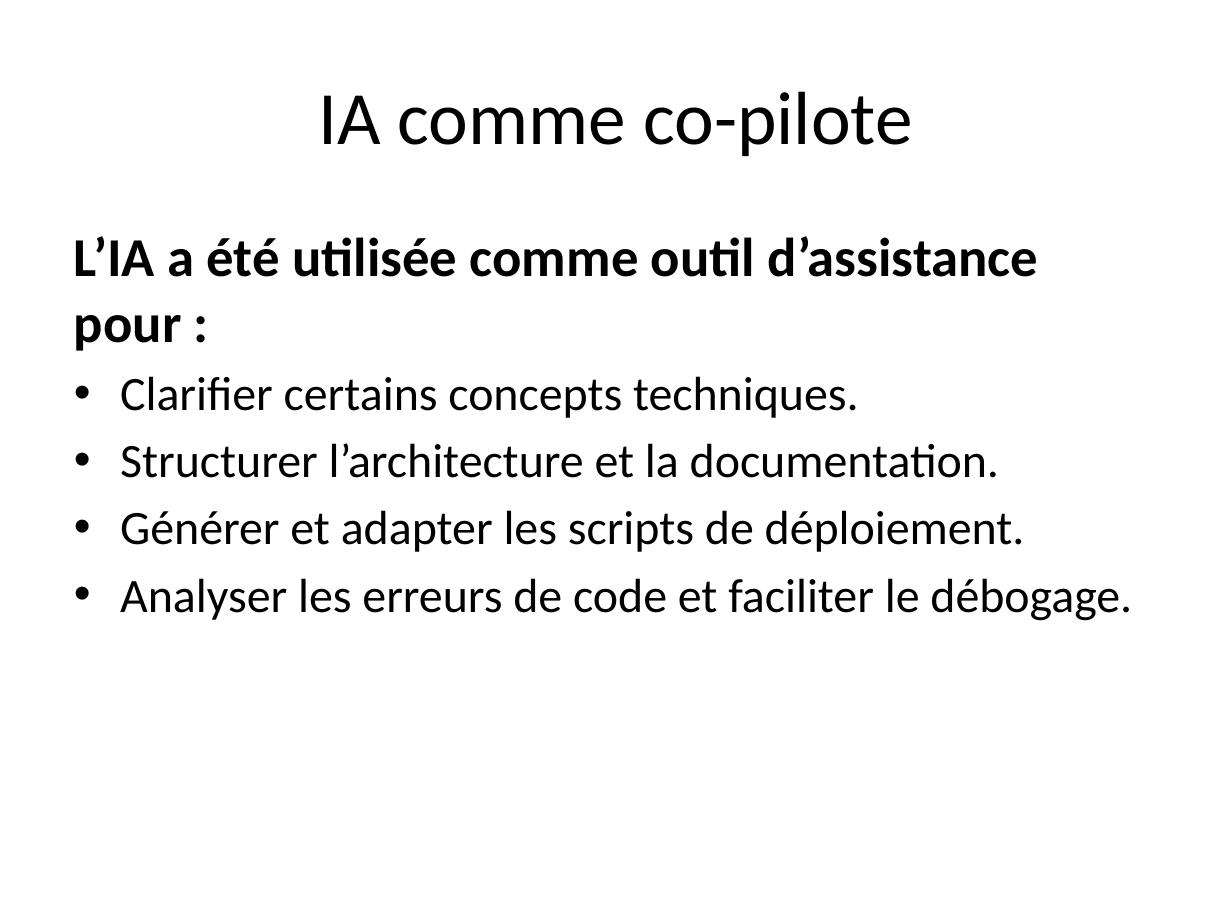
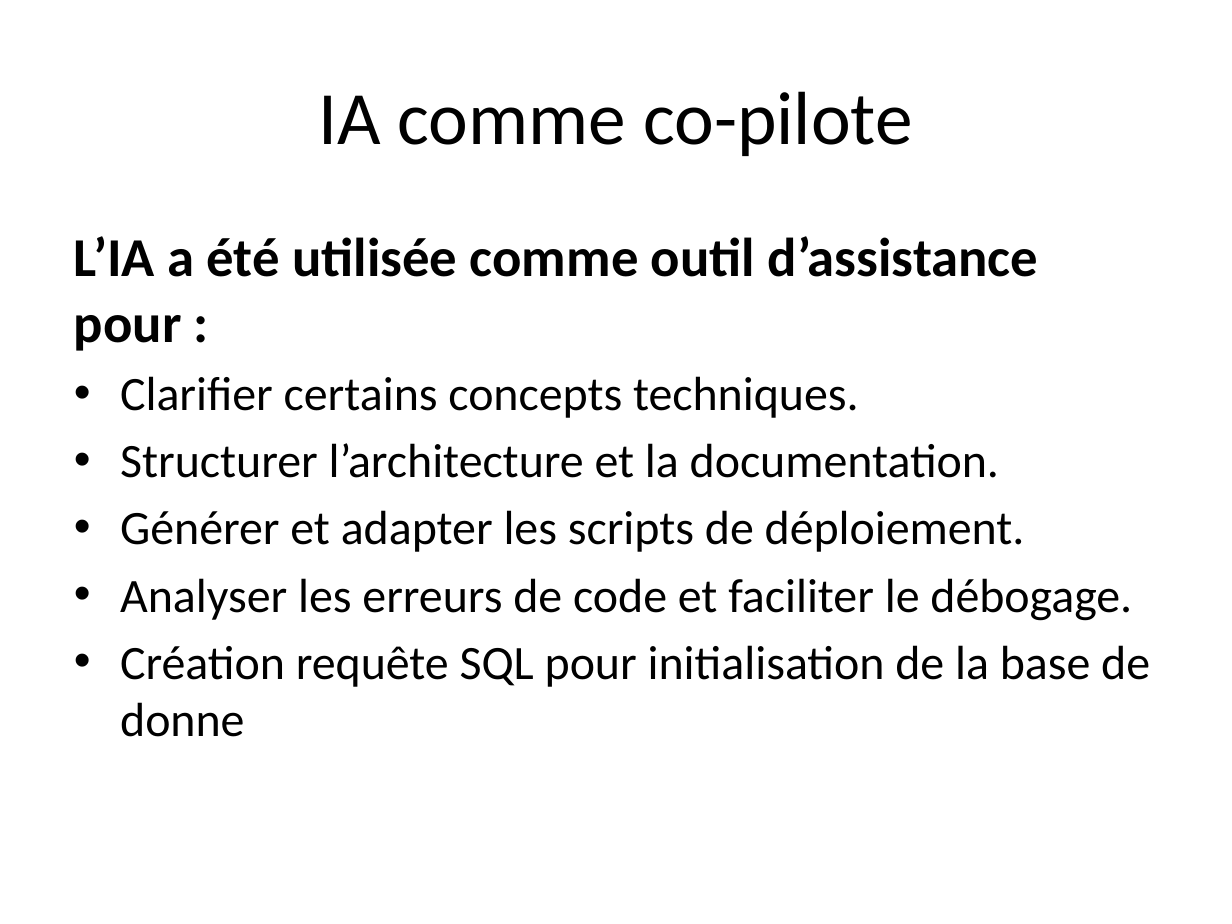
Before and after one commit to Abderrazzak20/Projet3_datashare, a slide deck: slide 15 of DataShare_Presentation.pptx (slide 13 before the commit). Drawn at 1232x924 pixels with LibreOffice and Linux fonts; fonts in the diff are those of the drawing. Boxes give left, top, right and bottom in pixels: in the first picture for what was removed or moved away, otherwise in the second. Text is boxed around its words. In the diff, an @@ line names an element or a change of style, - is before the commit and + after.

```diff
--- a/DataShare_Presentation.pptx
+++ b/DataShare_Presentation.pptx
@@ text at (120,645,1150,737): paragraph added @@
+• Création requête SQL pour initialisation de la base de donne
```
Also in this commit, not shown: 4 other slides changed, 6 slides added, 4 slides removed.
